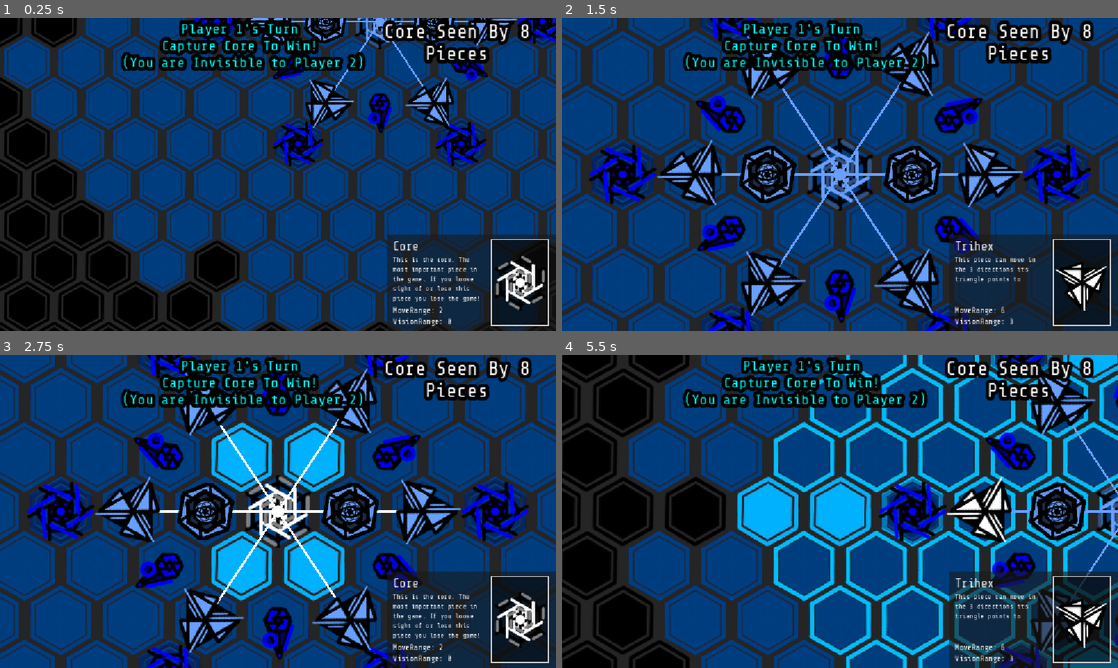
Above: before the commit, frames 1-4 (two rows, left to right).
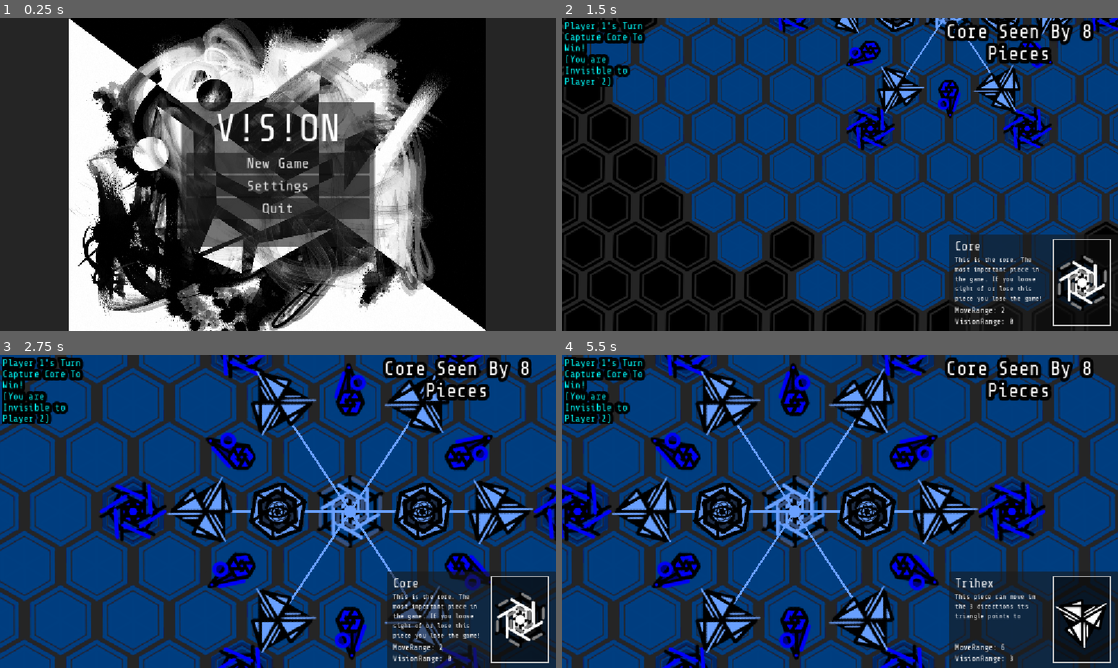
Above: after the commit, the same moments.

Repository: petesamerson/V-s-on
Game: Godot game, scene res://main_menu.tscn
Same seed, same stepped clock (60 frames per second), same inputs: the game is played once before the commit and once after it. Before the commit the project starts from res://base_scene.tscn.
Inputs (mouse positions are in pixels of both pictures, inside the frame that each line leads up to):
- Up to frame 1 (0.25 s): no input
- Up to frame 2 (1.5 s): click (840, 187) at 0.5 s, where only the run after the commit has a clickable "Settings"; click (840, 161) at 1.25 s, where only the run after the commit has a clickable "New Game"
- Up to frame 3 (2.75 s): drag from (278, 511) to (494, 511) at 2.02 s
- Up to frame 4 (5.5 s): tap Enter at 2.75, 4.25 s; drag from (767, 511) to (912, 511) at 2.77 s; tap Space at 3.5, 5 s; move the mouse to (1056, 511) at 3.52 s; click (1056, 511) at 3.67 s; drag from (767, 511) to (912, 511) at 4.27 s; drag from (984, 511) to (867, 511) at 5.02 s

The runs differ from the first frame. In frame 1, 86% of the frame differs, in the area x 0-100%, y 0-100%; in frame 2, 69%; in frame 3, 39%; in frame 4, 72%.

Commit message:
Start Menu

Diff:
--- a/TowerRotatePiece.gd
+++ b/TowerRotatePiece.gd
@@ -15,12 +15,9 @@
 	super.setup(inital_pos, b)
 
 	sprite.texture = preload("res://sprites/tower1.png")
-	print([
-		"towersprite", sprite,
-		"board", board,
-		"area",area
-	])
-	print("reached tower setup")
+
+	vision_range = 5
+	move_range = 10
 
 var cur_direction = 5
 var cur_rotate: Array[Vector2i] = []
@@ -49,7 +46,7 @@
 
 func draw_vision_change():
 	var cur_pos = board.local_to_map(position)
-	var raw_vision = board.get_triangle_tiles_from_center(cur_pos, 5, cur_direction)
+	var raw_vision = board.get_triangle_tiles_from_center(cur_pos, vision_range, cur_direction)
 	var new_vision: Array[Vector2i] = []
 
 	for cell in raw_vision:
@@ -72,7 +69,7 @@
 
 func get_potential_vision(new_pos: Vector2i, direction: int = cur_direction) -> Array[Vector2i]:
 	var cur_pos = board.local_to_map(position)
-	var raw_vision = board.get_triangle_tiles_from_center(new_pos, 5, direction)
+	var raw_vision = board.get_triangle_tiles_from_center(new_pos, vision_range, direction)
 	var new_vision: Array[Vector2i] = []
 
 	for cell in raw_vision:
@@ -231,7 +228,7 @@
 			super.handle_move_input_event(event)
 
 func getTypeString() -> String:
-	return "RotateTower";
+	return "Sentry";
 
 func getTypedDescription() -> String:
 	return "This piece is the only piece that can rotate, rotation does not cost a turn!"
--- a/base_scene.tscn
+++ b/base_scene.tscn
@@ -195,6 +195,7 @@
 [node name="TurnLayer" type="CanvasLayer" parent="."]
 
 [node name="TurnLabel" type="RichTextLabel" parent="TurnLayer"]
+custom_minimum_size = Vector2(200, 0)
 offset_right = 40.0
 offset_bottom = 23.0
 theme_override_fonts/normal_font = ExtResource("30_ov3nv")
--- a/board.gd
+++ b/board.gd
@@ -48,6 +48,7 @@
 
 	if is_mobile_browser:
 		selection_panel.scale = Vector2(2.5,2.5)
+		selection_panel.pivot_offset = selection_panel.size
 	else:
 		pass
 		# SelectionPanel.scale = Vector2(3.0,3.0)
@@ -71,16 +72,16 @@
 	turn_label.bbcode_enabled = true
 	turn_label.autowrap_mode = TextServer.AUTOWRAP_WORD
 	turn_label.fit_content = true
-	turn_label.size = Vector2(1000, 100)
-	turn_label.set_anchors_preset(Control.PRESET_CENTER)
-	turn_label.horizontal_alignment = HORIZONTAL_ALIGNMENT_CENTER
+	# turn_label.size = Vector2(1000, 100)
+	# turn_label.set_anchors_preset(Control.PRESET_CENTER)
+	# turn_label.horizontal_alignment = HORIZONTAL_ALIGNMENT_CENTER
 
 	var viewport_size = get_viewport().get_visible_rect().size
 	turn_label.position.x = 5 # (viewport_size.x - turn_label.size.x) / 2
 	turn_label.position.y =  5
 
 	var raw_message = "Player 1's Turn \nCapture Core To Win! \n(You are Invisible to Player 2)"
-	turn_label.text = "[outline_size=30][outline_color=black][font_size=30][b][color=cyan]%s[/color][/b][/font_size]" % raw_message
+	turn_label.text = "[outline_size=30][outline_color=black][font_size=20][b][color=cyan]%s[/color][/b][/font_size]" % raw_message
 
 	turn_menu.hide()
 
@@ -103,7 +104,7 @@
 	core_label.position.y = 5
 
 	var raw_message = "Core Seen By 6 Pieces"
-	core_label.text = "[outline_size=30][outline_color=black][font_size=30][b][color=white]%s[/color][/b][/font_size]" % raw_message
+	core_label.text = "[outline_size=30][outline_color=black][font_size=20][b][color=white]%s[/color][/b][/font_size]" % raw_message
 
 	# core_menu.hide()
 
@@ -116,10 +117,10 @@
 	turn_label.position.y =  5
 	if current_player == 1:
 		var raw_message = "Player 1's Turn"
-		turn_label.text = "[outline_size=30][outline_color=black][font_size=40][b][color=cyan]%s[/color][/b][/font_size]" % raw_message
+		turn_label.text = "[outline_size=30][outline_color=black][font_size=20][b][color=cyan]%s[/color][/b][/font_size]" % raw_message
 	else:
 		var raw_message = "Player 2's Turn"
-		turn_label.text = "[outline_size=30][outline_color=black][font_size=40][b][color=red]%s[/color][/b][/font_size]" % raw_message
+		turn_label.text = "[outline_size=30][outline_color=black][font_size=20][b][color=red]%s[/color][/b][/font_size]" % raw_message
 
 func display_winner(winner):
 	var raw_message = "Player "+str(winner)+" WINS!"
--- /dev/null
+++ b/main_menu.gd
@@ -0,0 +1,22 @@
+extends Control
+class_name MainMenu
+
+
+# Called when the node enters the scene tree for the first time.
+func _ready() -> void:
+	pass # Replace with function body.
+
+
+# Called every frame. 'delta' is the elapsed time since the previous frame.
+func _process(delta: float) -> void:
+	pass
+
+
+func _on_new_game_pressed() -> void:
+	get_tree().change_scene_to_file("res://base_scene.tscn")
+
+func _on_quit_button_pressed() -> void:
+	get_tree().quit()
+
+func _on_settings_button_pressed() -> void:
+	pass # Replace with function body.
--- /dev/null
+++ b/main_menu.tscn
@@ -0,0 +1,90 @@
+[gd_scene load_steps=4 format=3 uid="uid://b8rp2ul3q0ef7"]
+
+[ext_resource type="Texture2D" uid="uid://bb56cxu85pn2k" path="res://Hitbox I.jpg" id="1_06t4h"]
+[ext_resource type="Script" uid="uid://bili43mcjbckj" path="res://main_menu.gd" id="1_fu7sn"]
+[ext_resource type="FontFile" uid="uid://0dgkkplooc23" path="res://fonts/ShareTechMono-Regular.ttf" id="3_jix8l"]
+
+[node name="MainMenu" type="Control"]
+layout_mode = 3
+anchors_preset = 15
+anchor_right = 1.0
+anchor_bottom = 1.0
+grow_horizontal = 2
+grow_vertical = 2
+script = ExtResource("1_fu7sn")
+
+[node name="MainScreen" type="Control" parent="."]
+layout_mode = 1
+anchors_preset = 15
+anchor_right = 1.0
+anchor_bottom = 1.0
+grow_horizontal = 2
+grow_vertical = 2
+
+[node name="TextureRect" type="TextureRect" parent="MainScreen"]
+layout_mode = 1
+anchors_preset = 15
+anchor_right = 1.0
+anchor_bottom = 1.0
+grow_horizontal = 2
+grow_vertical = 2
+texture = ExtResource("1_06t4h")
+expand_mode = 1
+stretch_mode = 5
+
+[node name="CenterContainer" type="CenterContainer" parent="MainScreen"]
+layout_mode = 1
+anchors_preset = 15
+anchor_right = 1.0
+anchor_bottom = 1.0
+grow_horizontal = 2
+grow_vertical = 2
+
+[node name="PanelContainer" type="PanelContainer" parent="MainScreen/CenterContainer"]
+custom_minimum_size = Vector2(400, 300)
+layout_mode = 2
+
+[node name="MarginContainer" type="MarginContainer" parent="MainScreen/CenterContainer/PanelContainer"]
+layout_mode = 2
+theme_override_constants/margin_left = 10
+theme_override_constants/margin_top = 10
+theme_override_constants/margin_right = 10
+theme_override_constants/margin_bottom = 10
+
+[node name="VBoxContainer" type="VBoxContainer" parent="MainScreen/CenterContainer/PanelContainer/MarginContainer"]
+layout_mode = 2
+
+[node name="GameTitle" type="Label" parent="MainScreen/CenterContainer/PanelContainer/MarginContainer/VBoxContainer"]
+layout_mode = 2
+theme_override_fonts/font = ExtResource("3_jix8l")
+theme_override_font_sizes/font_size = 80
+text = "V!S!ON"
+horizontal_alignment = 1
+
+[node name="NewGame" type="Button" parent="MainScreen/CenterContainer/PanelContainer/MarginContainer/VBoxContainer"]
+layout_mode = 2
+theme_override_fonts/font = ExtResource("3_jix8l")
+theme_override_font_sizes/font_size = 30
+text = "New Game"
+
+[node name="SettingsButton" type="Button" parent="MainScreen/CenterContainer/PanelContainer/MarginContainer/VBoxContainer"]
+layout_mode = 2
+theme_override_fonts/font = ExtResource("3_jix8l")
+theme_override_font_sizes/font_size = 30
+text = "Settings
+"
+
+[node name="QuitButton" type="Button" parent="MainScreen/CenterContainer/PanelContainer/MarginContainer/VBoxContainer"]
+layout_mode = 2
+theme_override_fonts/font = ExtResource("3_jix8l")
+theme_override_font_sizes/font_size = 30
+text = "Quit"
+
+[node name="SettingsScreen" type="Control" parent="."]
+anchors_preset = 0
+offset_right = 40.0
+offset_bottom = 40.0
+
+[connection signal="pressed" from="MainScreen/CenterContainer/PanelContainer/MarginContainer/VBoxContainer/NewGame" to="." method="_on_new_game_pressed"]
+[connection signal="pressed" from="MainScreen/CenterContainer/PanelContainer/MarginContainer/VBoxContainer/SettingsButton" to="." method="_on_settings_button_pressed"]
+[connection signal="pressed" from="MainScreen/CenterContainer/PanelContainer/MarginContainer/VBoxContainer/QuitButton" to="." method="_on_quit_button_pressed"]
--- a/project.godot
+++ b/project.godot
@@ -11,7 +11,7 @@
 [application]
 
 config/name="V!s!on"
-run/main_scene="uid://br3rtq2rlri2y"
+run/main_scene="uid://b8rp2ul3q0ef7"
 config/features=PackedStringArray("4.5", "Forward Plus")
 boot_splash/image="uid://bb56cxu85pn2k"
 config/icon="res://icon.svg"
Not shown, added: main_menu.gd.uid
